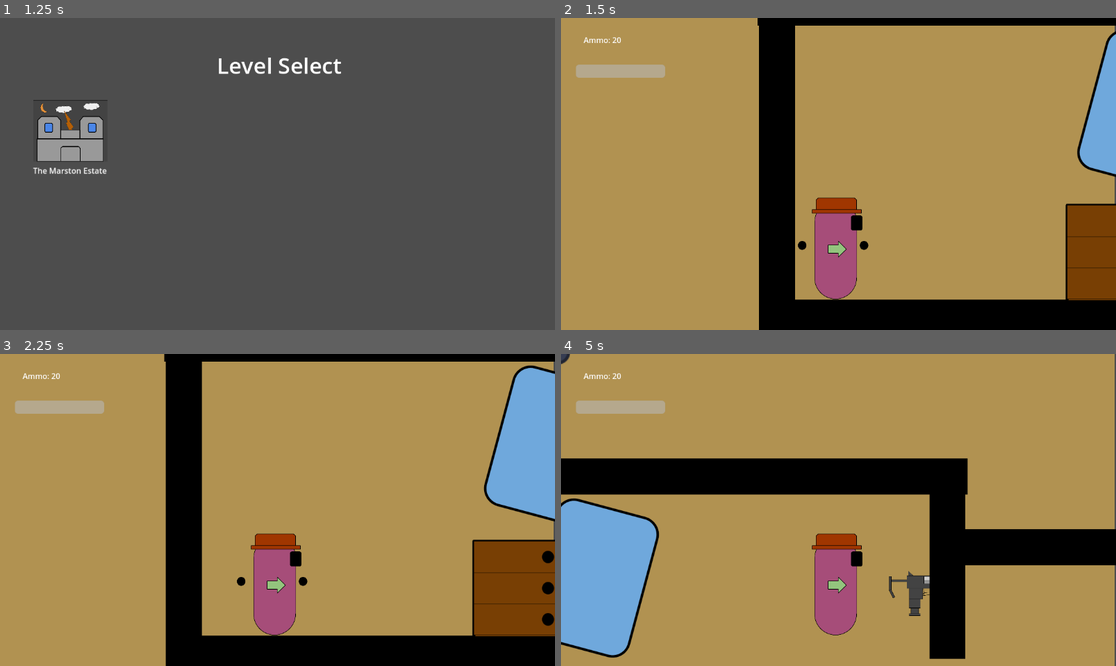
Above: before the commit, frames 1-4 (two rows, left to right).
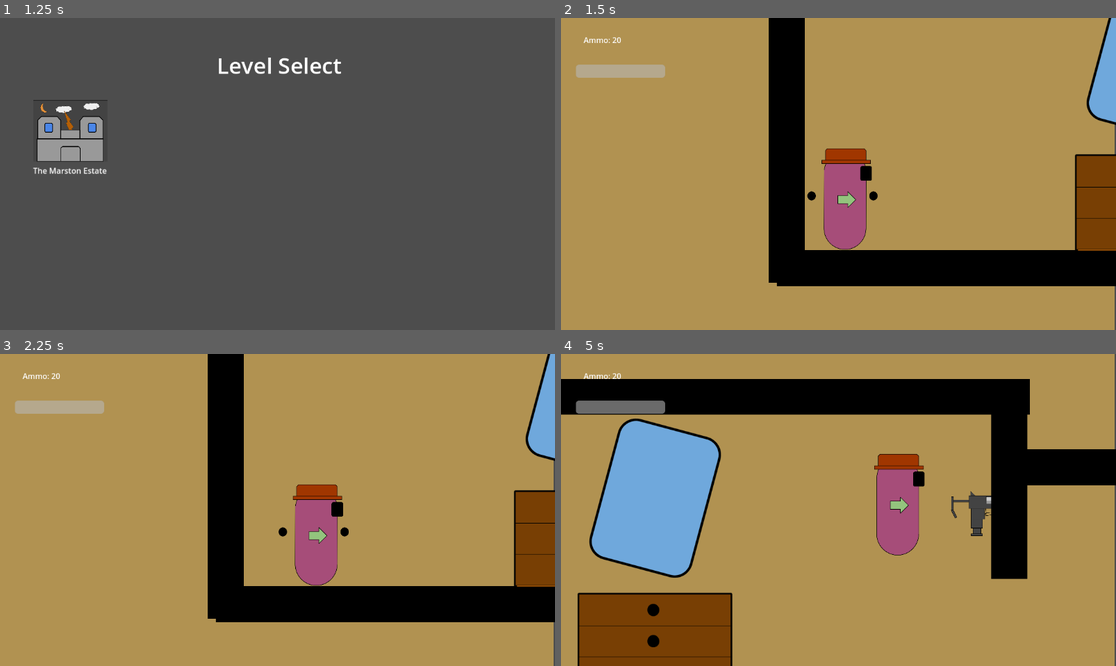
Above: after the commit, the same moments.

Repository: TrinityXon/No-Excuses-Nathan
Game: Godot game, scene res://Levels/UILevels/MainMenu.tscn
Two runs of this game, one before a commit and one after it. Both use one fixed random seed, a clock stepped at 60 frames per second and the inputs below. The engine's default icon, where the game draws it, is replaced by a stand-in: a white triangle on a blue panel in a dark square.
Inputs (mouse positions are in pixels of both pictures, inside the frame that each line leads up to):
- Up to frame 1 (1.25 s): click "Play" at 0.5 s
- Up to frame 2 (1.5 s): click (633, 130) at 1.25 s
- Up to frame 3 (2.25 s): tap Enter at 2 s; hold Right (Move_Right) from 2.03 s (still down); tap F (Pickup) at 2.1 s
- Up to frame 4 (5 s): tap W (Jump) at 2.27, 3.02, 4.52 s; tap Ctrl (Shoot) at 2.85 s; release Right (Move_Right) at 3.53 s; hold Left (MoveLeft) 3.53-4.28 s; tap C (crouch) at 3.6 s; hold Right (Move_Right) from 4.28 s (still down); tap Tab (equip) at 4.35 s

Frame 1 is identical in both runs. In frame 2, 23% of the frame differs, in the area x 35-100%, y 0-100%; in frame 3, 37%; in frame 4, 48%, in the area x 0-100%, y 0-100%.

Commit message:
Sound effect import. Bad

Diff:
--- a/Game_Objects/Player/Nathan_Main.tscn
+++ b/Game_Objects/Player/Nathan_Main.tscn
@@ -92,7 +92,12 @@
 [node name="EmitBus" parent="." instance=ExtResource("7_f7w8o")]
 
 [node name="Camera2D" type="Camera2D" parent="."]
-position = Vector2(0, -70)
+position = Vector2(-8, -28)
 zoom = Vector2(1.625, 1.625)
+position_smoothing_enabled = true
+position_smoothing_speed = 100.0
+rotation_smoothing_speed = 40.0
+drag_horizontal_enabled = true
+drag_vertical_enabled = true
 
 [connection signal="hasTakenDamage" from="healthMonitor" to="." method="_on_health_monitor_has_taken_damage"]
Not shown, added: Sound_Effects/Characters/Enemies/Hurt.mp3.import
Not shown, added: Sound_Effects/Characters/Player(Nathan)/Footstep.wav.import
Not shown, added: Sound_Effects/Characters/Player(Nathan)/Jump_1.mp3.import
Not shown, added: Sound_Effects/Characters/Player(Nathan)/Jump_2.mp3.import
Not shown, added: Sound_Effects/Characters/Player(Nathan)/Jump_3.mp3.import
Not shown, added: Sound_Effects/Characters/Player(Nathan)/Jump_whoosh.wav.import
Not shown, added: Sound_Effects/Characters/Player(Nathan)/Walking.mp3.import
Not shown, added: Sound_Effects/Objects/Wood/Crate/wood_smash.mp3.import
Not shown, added: Sound_Effects/Weapons/Pistol/Gunshot_1.mp3.import
Not shown, added: Sound_Effects/Weapons/Pistol/Gunshot_2.mp3.import
Not shown, added: Sound_Effects/Weapons/Pistol/Gunshot_pistol.wav.import
Not shown, added: Sound_Effects/Weapons/Pistol/Gunshot_pistol_2.wav.import
(and 12 more such lines)
